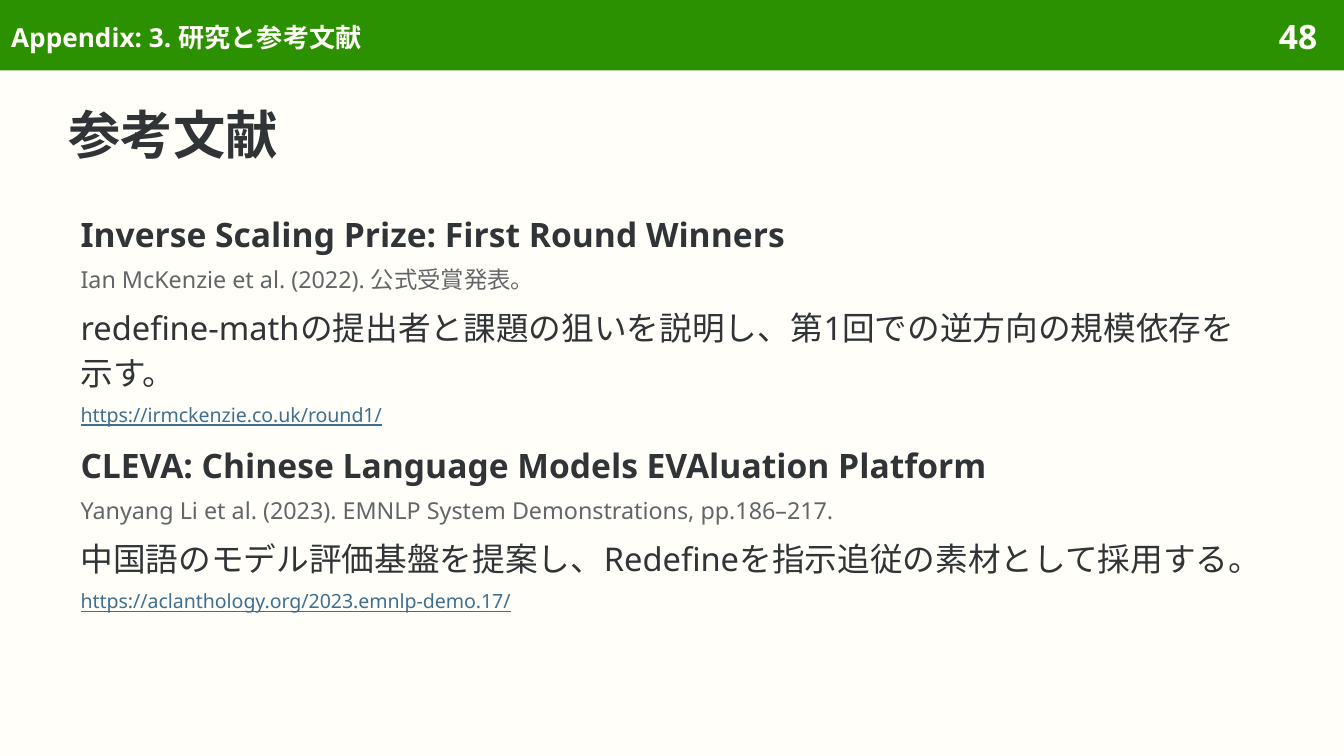
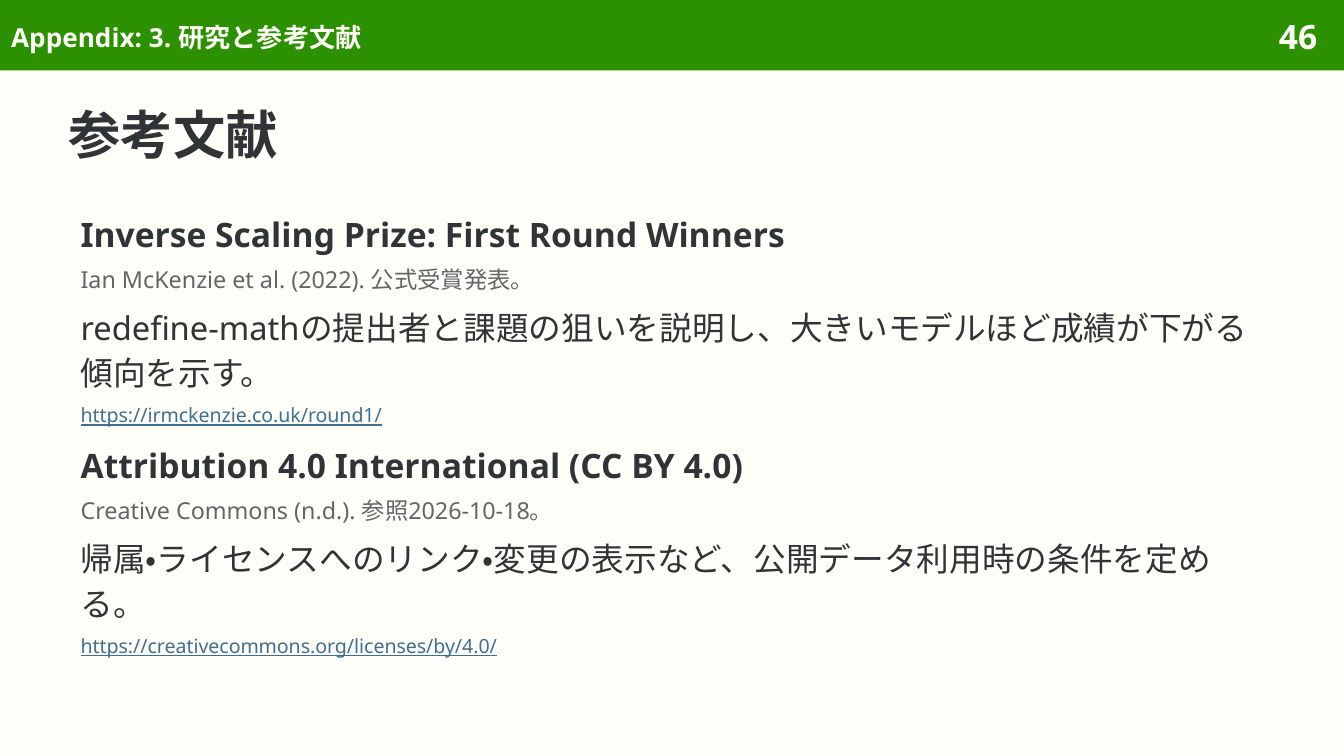
Before and after one commit to sasakiy84/datasets-in-10-minutes, a slide deck: slide 46 of slides/datasets-in-10-minutes-redefine.pptx (slide 48 before the commit). Drawn at 1344x756 pixels with LibreOffice and Linux fonts; fonts in the diff are those of the drawing. Boxes give left, top, right and bottom in pixels: in the first picture for what was removed or moved away, otherwise in the second. Text is boxed around its words. In the diff, an @@ line names an element or a change of style, - is before the commit and + after.

Commit message:
Center Redefine on redefined meanings and inverse-scaling research

```diff
--- a/slides/datasets-in-10-minutes-redefine.pptx
+++ b/slides/datasets-in-10-minutes-redefine.pptx
@@ page number at (1279, 24, 1317, 50): text changed @@
-48
+46
@@ text at (81, 312, 1248, 388): text changed @@
-redefine-mathの提出者と課題の狙いを説明し、第1回での逆方向の規模依存を示す。
+redefine-mathの提出者と課題の狙いを説明し、大きいモデルほど成績が下がる傾向を示す。
@@ text at (81, 452, 1211, 658): text changed; size 12.5 to 10.5 pt @@
-CLEVA: Chinese Language Models EVAluation Platform
-Yanyang Li et al. (2023). EMNLP System Demonstrations, pp.186–217.
-中国語のモデル評価基盤を提案し、Redefineを指示追従の素材として採用する。
-https://aclanthology.org/2023.emnlp-demo.17/
+Attribution 4.0 International (CC BY 4.0)
+Creative Commons (n.d.). 参照2026-10-18。
+帰属・ライセンスへのリンク・変更の表示など、公開データ利用時の条件を定める。
+https://creativecommons.org/licenses/by/4.0/
```
Also in this commit, not shown: 7 other slides changed, 3 slides removed, 47 other files.
